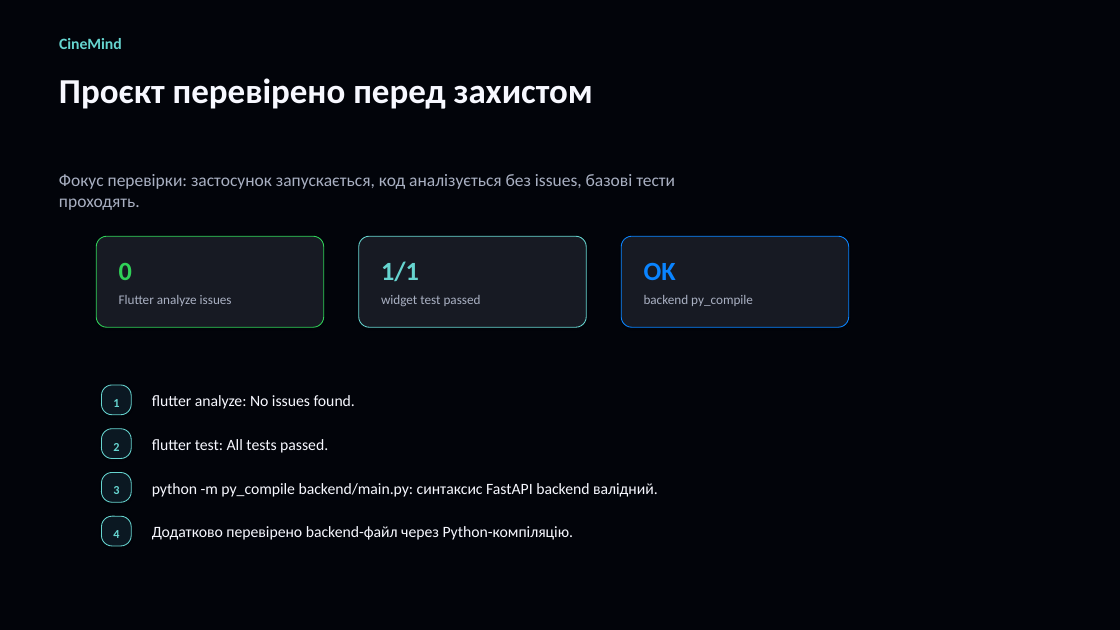
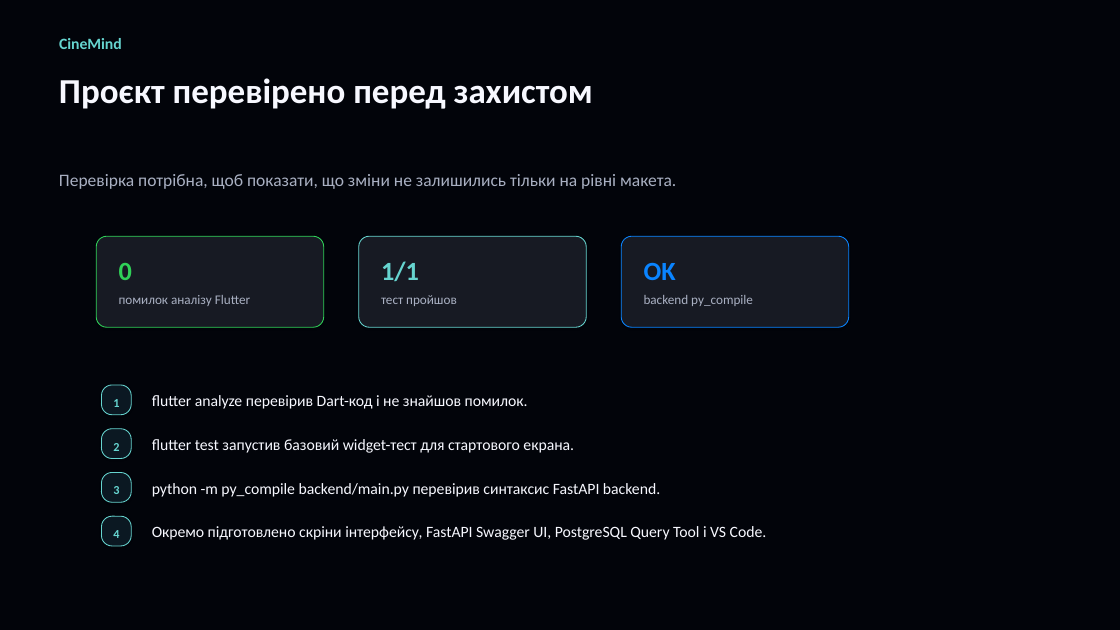
Before and after one commit to Vanil-CEO/CineMind-movie-ai, a slide deck: slide 10 of docs/presentations/CineMind_захист_проєкту.pptx (slide 9 before the commit). Drawn at 1120x630 pixels with LibreOffice and Linux fonts; fonts in the diff are those of the drawing. Boxes give left, top, right and bottom in pixels: in the first picture for what was removed or moved away, otherwise in the second. Text is boxed around its words. In the diff, an @@ line names an element or a change of style, - is before the commit and + after.

```diff
--- a/docs/presentations/CineMind_захист_проєкту.pptx
+++ b/docs/presentations/CineMind_захист_проєкту.pptx
@@ text at box(59, 174, 676, 189): text changed @@
-Фокус перевірки: застосунок запускається, код аналізується без issues, базові тести проходять.
+Перевірка потрібна, щоб показати, що зміни не залишились тільки на рівні макета.
@@ text at box(119, 295, 250, 306): text changed @@
-Flutter analyze issues
+помилок аналізу Flutter
@@ text at box(381, 295, 457, 306): text changed @@
-widget test passed
+тест пройшов
@@ text at box(152, 395, 528, 409): text changed @@
-flutter analyze: No issues found.
+flutter analyze перевірив Dart-код і не знайшов помилок.
@@ text at box(152, 439, 574, 453): text changed @@
-flutter test: All tests passed.
+flutter test запустив базовий widget-тест для стартового екрана.
@@ text at box(152, 483, 660, 497): text changed @@
-python -m py_compile backend/main.py: синтаксис FastAPI backend валідний.
+python -m py_compile backend/main.py перевірив синтаксис FastAPI backend.
@@ text at box(152, 526, 767, 540): text changed @@
-Додатково перевірено backend-файл через Python-компіляцію.
+Окремо підготовлено скріни інтерфейсу, FastAPI Swagger UI, PostgreSQL Query Tool і VS Code.
```
Also in this commit, not shown: 6 other slides changed, 1 slide added, 1 other file.
